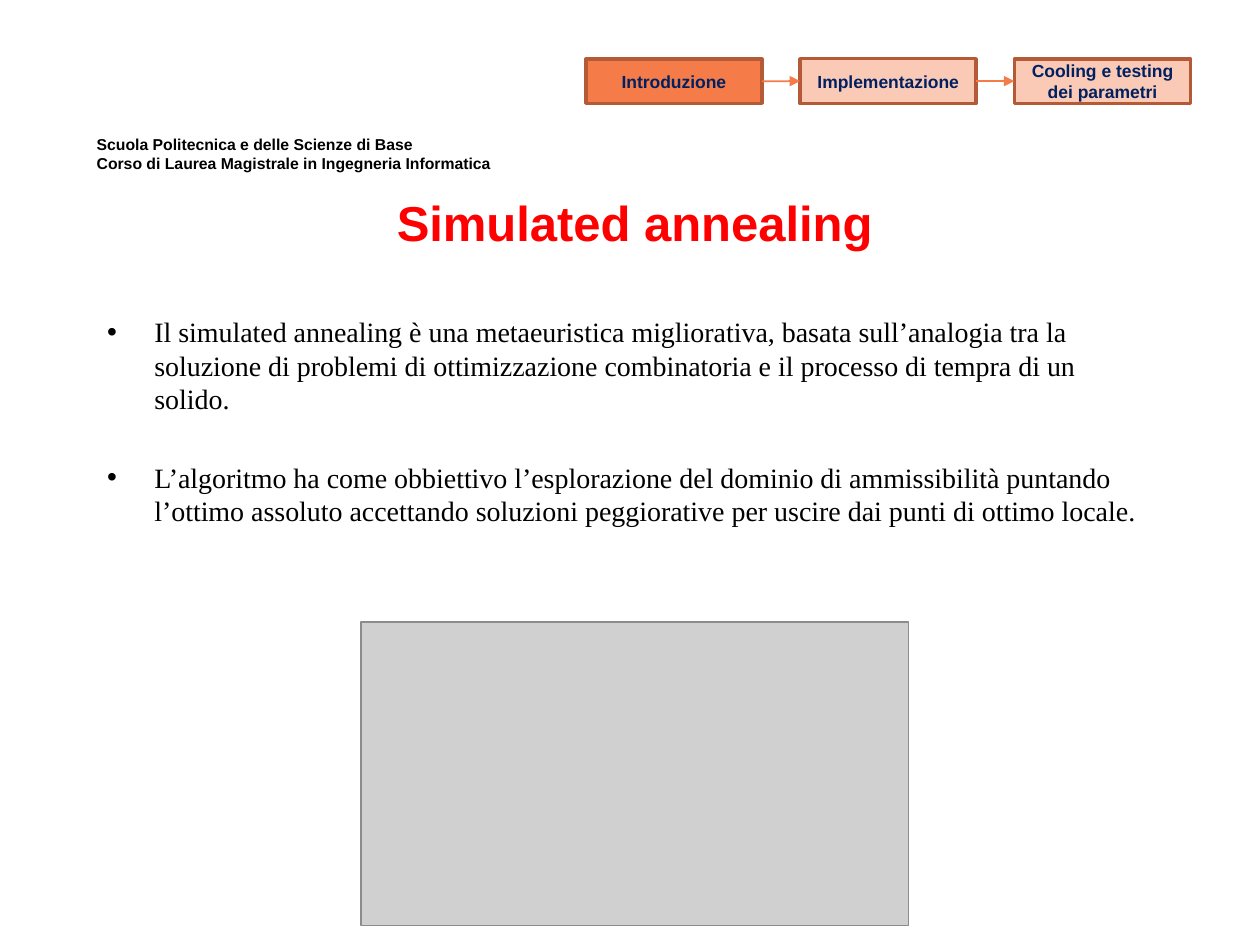
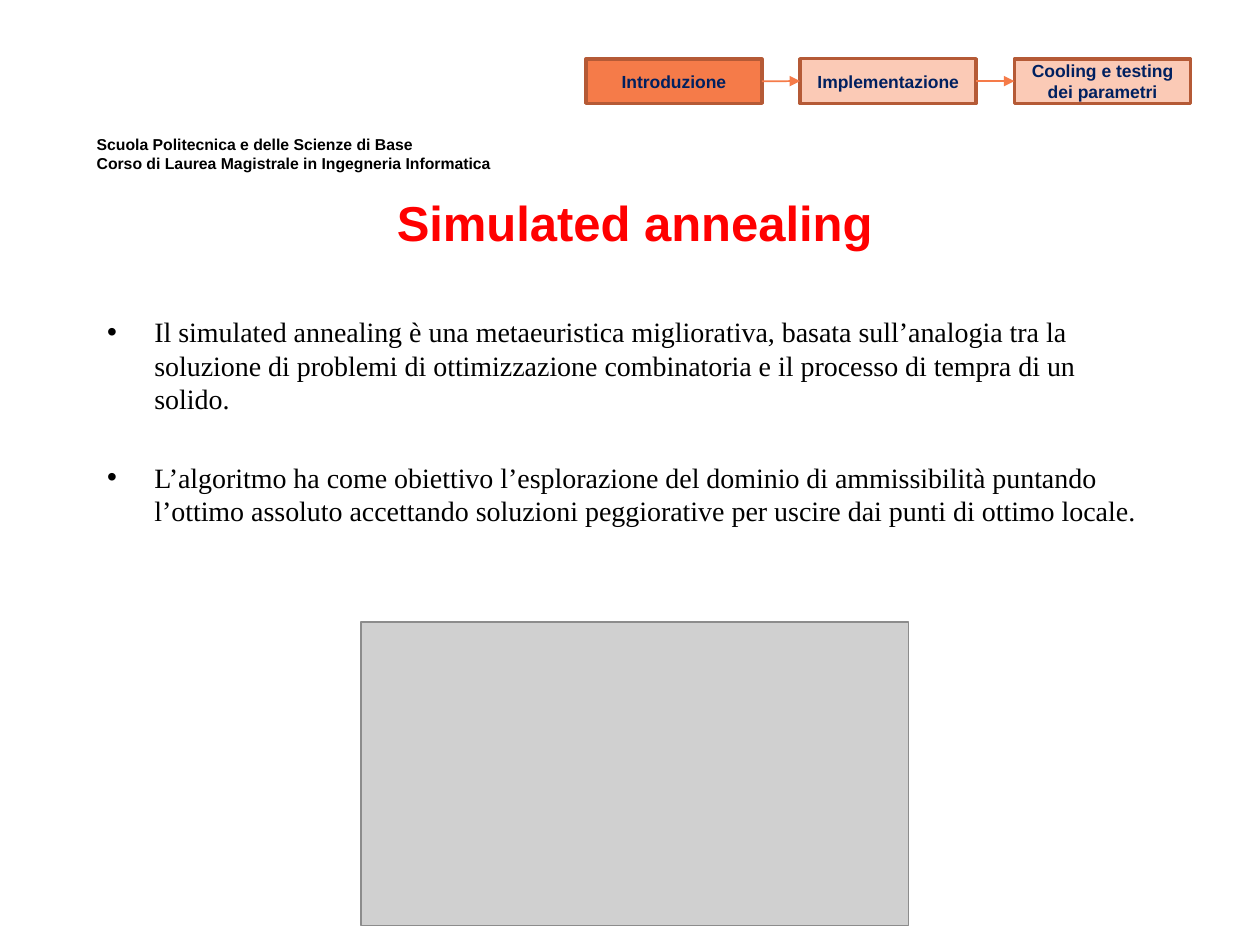
Before and after one commit to MicheleMaresca98/TSP-SimulatedAnnealing, a slide deck: slide 4 of Presentazione Elaborato Ricerca Operativa.pptx. Drawn at 1260x945 pixels with LibreOffice and Linux fonts; fonts in the diff are those of the drawing; grey boxes stand for pictures; background and template pictures are left out. Boxes give left, top, right and bottom in pixels: in the first picture for what was removed or moved away, otherwise in the second. Text is boxed around its words. In the diff, an @@ line names an element or a change of style, - is before the commit and + after.

```diff
--- a/Presentazione Elaborato Ricerca Operativa.pptx
+++ b/Presentazione Elaborato Ricerca Operativa.pptx
@@ text at <box>154,468,1136,527</box>: text changed @@
-• L’algoritmo ha come obbiettivo l’esplorazione del dominio di ammissibilità puntando l’ottimo assoluto accettando soluzioni peggiorative per uscire dai punti di ottimo locale.
+• L’algoritmo ha come obiettivo l’esplorazione del dominio di ammissibilità puntando l’ottimo assoluto accettando soluzioni peggiorative per uscire dai punti di ottimo locale.
```
Also in this commit, not shown: 1 other slide changed.
